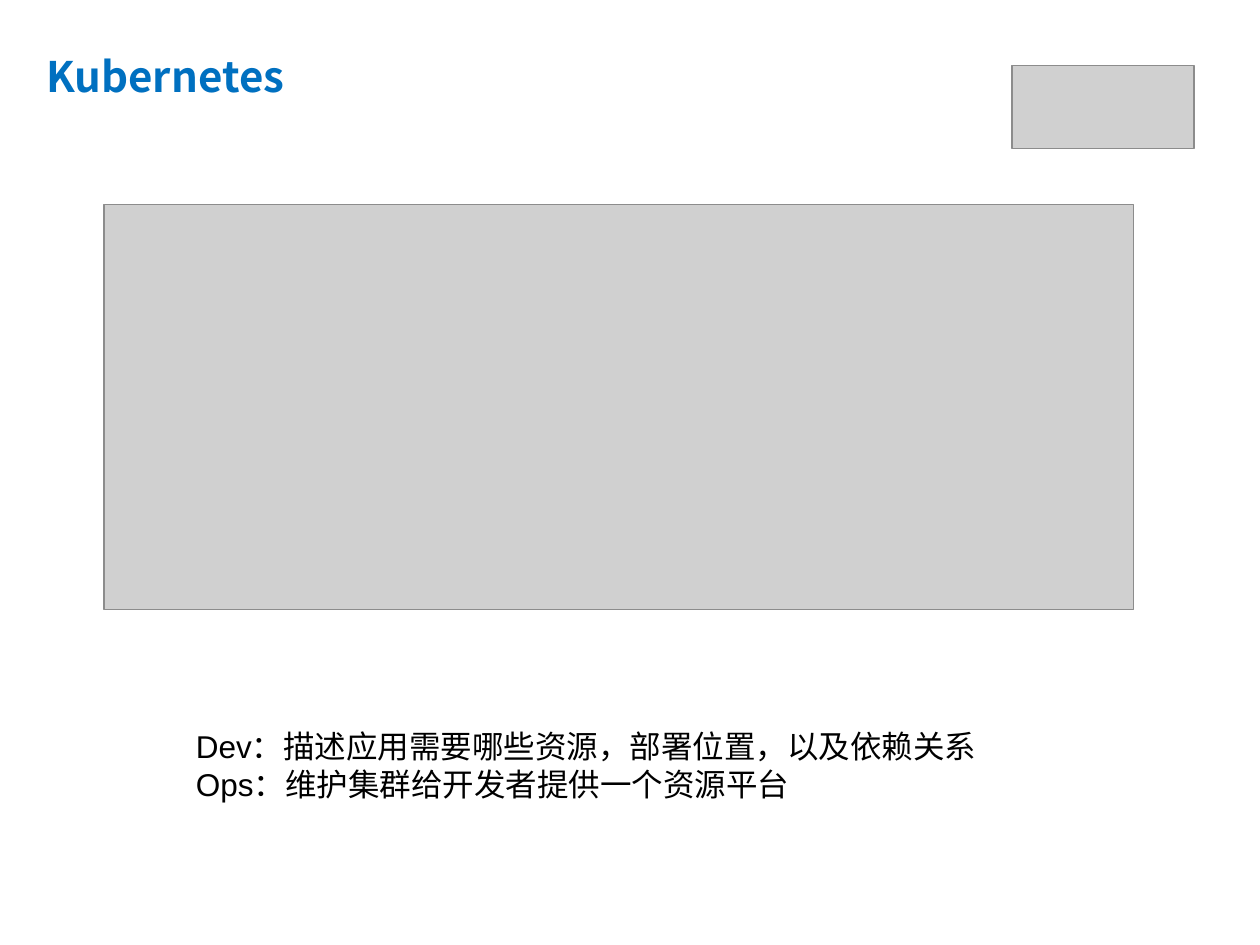
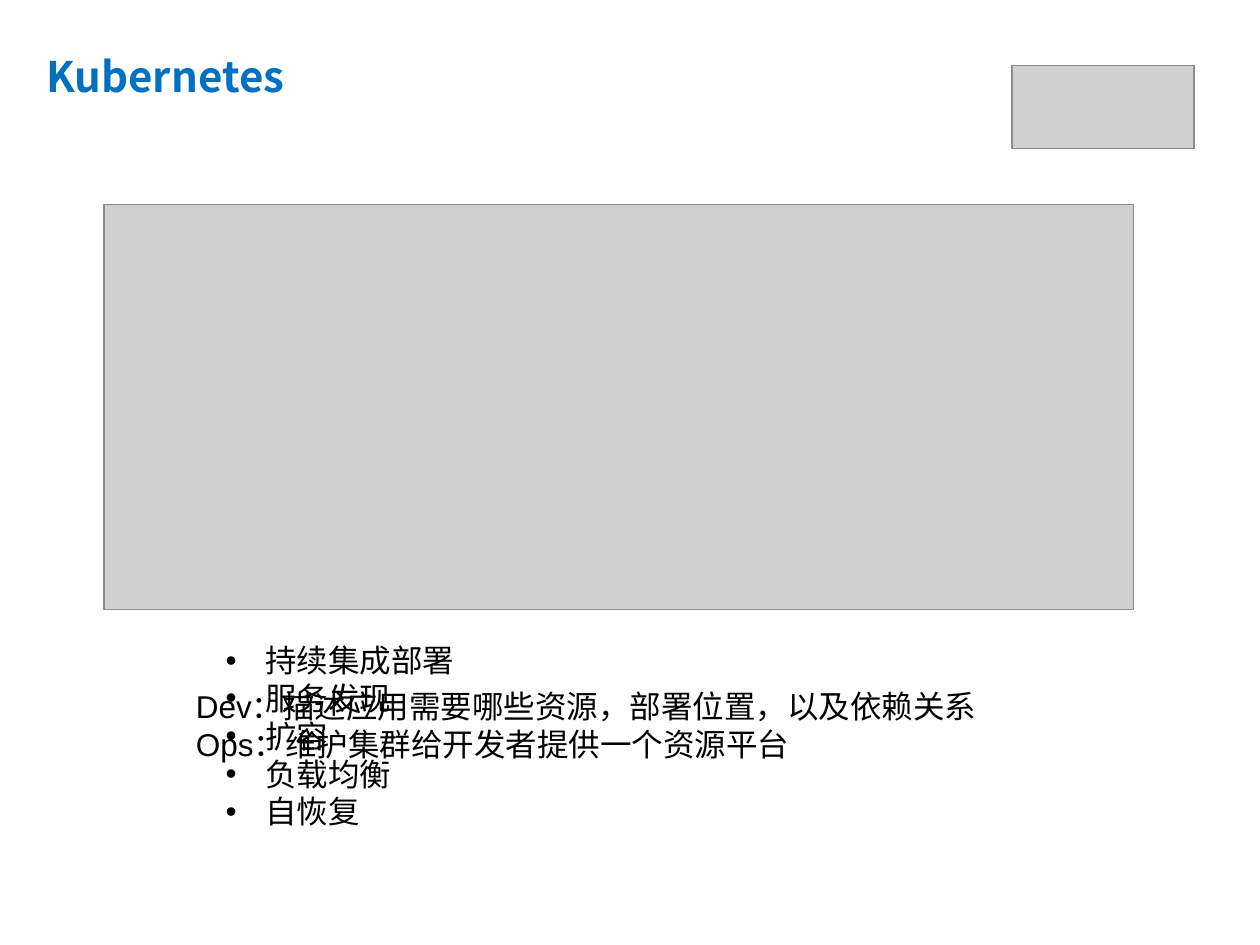
Before and after one commit to yubowen0525/k8s_from_basic_to_advanced, a slide deck: slide 14 of lession1/kubernetes第一课.pptx (slide 10 before the commit). Drawn at 1260x945 pixels with LibreOffice and Linux fonts; fonts in the diff are those of the drawing; grey boxes stand for pictures. Boxes give left, top, right and bottom in pixels: in the first picture for what was removed or moved away, otherwise in the second. Text is boxed around its words. In the diff, an @@ line names an element or a change of style, - is before the commit and + after.

```diff
--- a/lession1/kubernetes第一课.pptx
+++ b/lession1/kubernetes第一课.pptx
@@ text added at (265, 645, 454, 826), 18 pt, text #000000 @@
+• 持续集成部署
+• 服务发现
+• 扩容
+• 负载均衡
+• 自恢复
@@ text "Dev：描述应用需要哪些资源，部署位置，以及依赖关系": place and size @@
-text "Dev：描述应用需要哪些资源，部署位置，以及依赖关系" at (196, 733, 977, 802)
+text "Dev：描述应用需要哪些资源，部署位置，以及依赖关系" at (196, 693, 977, 762)
```
Also in this commit, not shown: 4 other slides changed, 4 slides added, 10 other files.
